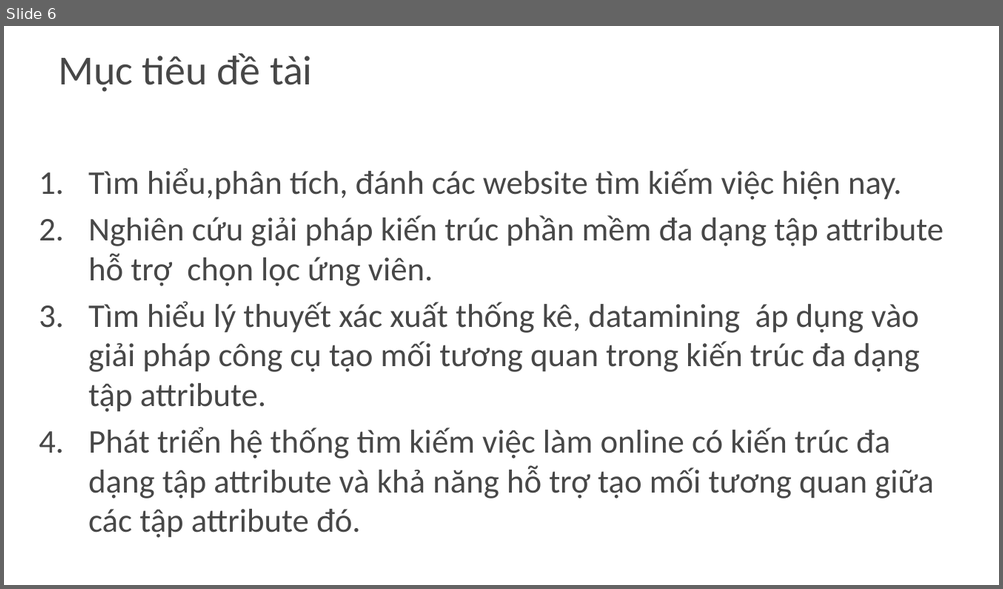
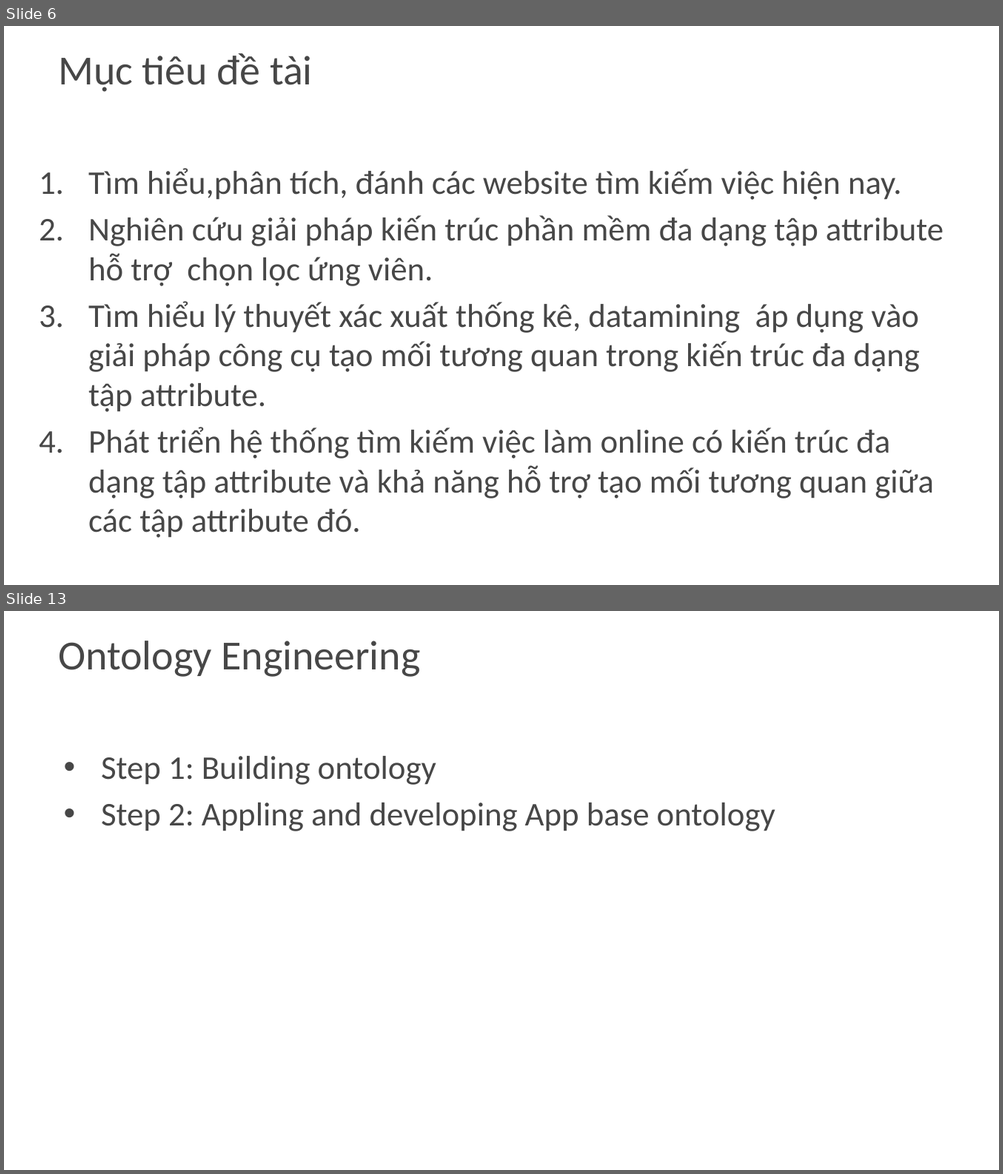
Before and after one commit to khanhduy94/jobzoom, a slide deck: Documents/JobZoom.pptx. Shown one above the other, each under a label of ours: slide 6 before the commit, slides 6 and 13 after it; the slides between them are not shown. The pictures are 1003x589 and 1003x1174 pixels, drawn with LibreOffice and Linux fonts; fonts in the diff are those of the drawing; background and template pictures are left out. Boxes give left, top, right and bottom in pixels: in the first picture for what was removed or moved away, otherwise in the second. Text is boxed around its words. In the diff, an @@ line names an element or a change of style, - is before the commit and + after.

```diff
--- a/Documents/JobZoom.pptx
+++ b/Documents/JobZoom.pptx
@@ slide 13 added at [4, 611, 999, 1170], background picture (left out) @@
@@ title added at [58, 641, 420, 677], 30 pt, text #474747 @@
+Ontology Engineering
@@ text added at [101, 756, 775, 832], 24 pt, text #474747 @@
+• Step 1: Building ontology
+• Step 2: Appling and developing App base ontology
```
Also in this commit, not shown: 1 slide changed, 5 other slides added, 1 slide removed.
